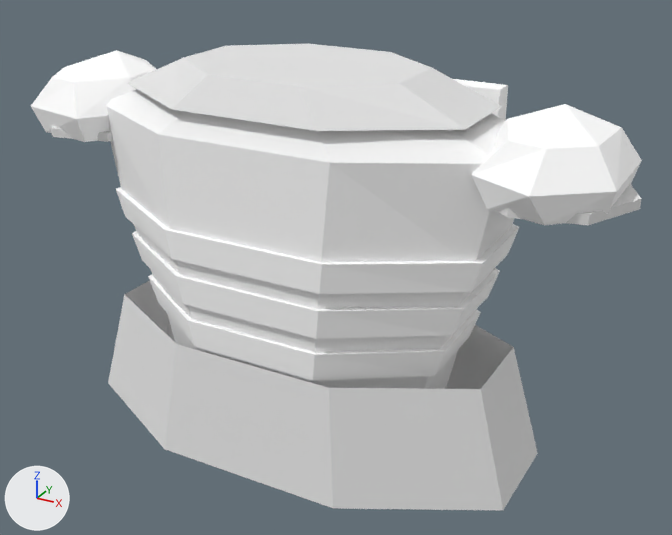
Renders of the OBJ model Models/person_hulk_armor_plate.obj from each side of a commit.
Both versions are drawn from a 50 mm lens placed at (0.751, -1.264, 1.043), pointed at (0.047, 0.017, 0.403). The axes (+X, +Y, +Z) are drawn at lower left. The lights are the same throughout. The older version comes first. Where no turn or scale is listed for an object, it has been applied to the vertices. Vertices at exactly the same position are counted once.

Script lines for the objects in view, before the commit:
```python
me_person_hulk_armor_plate = bpy.data.meshes.new('person_hulk_armor_plate')
me_person_hulk_armor_plate.from_pydata(...)  # 202 vertices, 254 faces; spans x -0.53..0.535, y -0.213..0.219, z 0.1..0.75
# faces by material slot: [65, 140, 49]
me_person_hulk_armor_plate.materials.append(mat_stuff_plain)  # white #ffffff
me_person_hulk_armor_plate.materials.append(mat_stuff_plain_light)  # white #ffffff
me_person_hulk_armor_plate.materials.append(mat_stuff_plain_dark)  # white #e7e7e7
ob_person_hulk_armor_plate = bpy.data.objects.new('person_hulk_armor_plate', me_person_hulk_armor_plate)
ob_person_hulk_armor_plate.location = (0.0, 0.0, 0.0)
```
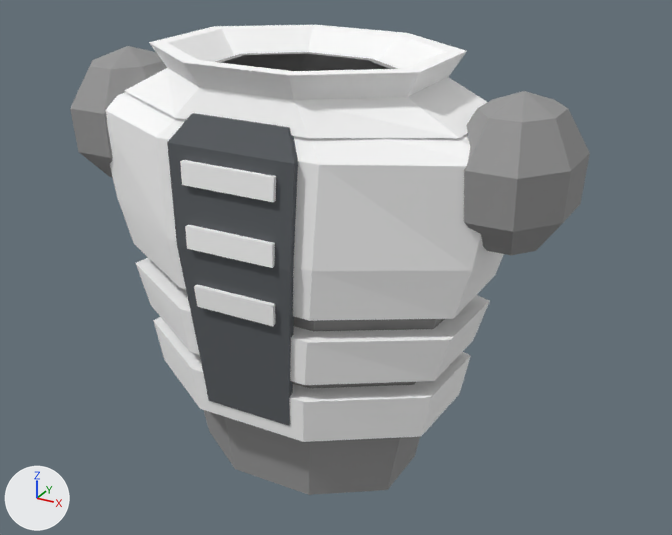
Where the change shows, as pixel boxes [x1, y1, x2, y2] in the pictures (672 x 535 px):
'person_hulk_armor_plate', reshaped (15% narrower)
    before: [31, 44, 642, 510]
    after: [70, 25, 590, 495]
part 1 of me_person_hulk_armor_plate, rebuilt
    before: [106, 89, 514, 389]
    after: [204, 52, 444, 495]
part 2 of me_person_hulk_armor_plate, rebuilt (23% narrower, 42% taller)
    before: [31, 50, 157, 142]
    after: [70, 46, 167, 177]
part 3 of me_person_hulk_armor_plate, rebuilt
    before: [472, 104, 642, 225]
    after: [464, 91, 590, 255]
part 4 of me_person_hulk_armor_plate, rebuilt
    before: [108, 280, 538, 510]
    after: [153, 317, 471, 442]
part 5 of me_person_hulk_armor_plate, rebuilt
    before: [148, 275, 481, 381]
    after: [136, 258, 490, 385]
part 6 of me_person_hulk_armor_plate, rebuilt (30% taller)
    before: [127, 44, 502, 131]
    after: [124, 25, 487, 138]
part 7 of me_person_hulk_armor_plate, added
    after: [106, 92, 504, 321]
part 8 of me_person_hulk_armor_plate, added
    after: [167, 113, 298, 426]
part 9 of me_person_hulk_armor_plate, deleted
    before: [51, 126, 113, 142]
part 10 of me_person_hulk_armor_plate, deleted
    before: [499, 184, 641, 225]
part 11 of me_person_hulk_armor_plate, built on
    before: [116, 79, 519, 339]
    after: [180, 160, 276, 326]

The change in detail:
Material 'rp_strap' (mat_rp_strap) is new.
Its base color is (0.1, 0.11, 0.12) (dark grey #595d61).
Its roughness is 1.0.
Material 'stuff_rp_under' (mat_stuff_rp_under) is new.
Its base color is (0.32, 0.32, 0.32) (grey #999999).
Its roughness is 1.0.
me_person_hulk_armor_plate is used by ob_person_hulk_armor_plate; location (0.0, 0.0, 0.0).
me_person_hulk_armor_plate had 202 vertices, 254 faces and spanned x -0.53..0.535, y -0.213..0.219, z 0.1..0.75.
me_person_hulk_armor_plate now has 518 vertices, 1012 faces and spans x -0.447..0.447, y -0.228..0.206, z 0.04..0.775.
me_person_hulk_armor_plate part 1: the loose piece of 40 vertices spanning x -0.359..0.359, y -0.192..0.192, z 0.2..0.72 is rebuilt with 100 vertices and now spans x -0.328..0.328, y -0.176..0.176, z 0.04..0.742, in mat_stuff_rp_under (grey #999999).
me_person_hulk_armor_plate part 2: the loose piece of 23 vertices spanning x -0.53..-0.296, y -0.136..0.149, z 0.584..0.73 is rebuilt with 34 vertices and now spans x -0.447..-0.268, y -0.116..0.116, z 0.52..0.745, in mat_stuff_rp_under (grey #999999).
me_person_hulk_armor_plate part 3: the loose piece of 23 vertices spanning x 0.294..0.516, y -0.15..0.139, z 0.584..0.73 is rebuilt with 34 vertices and now spans x 0.268..0.447, y -0.116..0.116, z 0.52..0.745, in mat_stuff_rp_under (grey #999999).
me_person_hulk_armor_plate part 4: the loose piece of 16 vertices spanning x -0.406..0.406, y -0.213..0.213, z 0.1..0.3 is rebuilt with 40 vertices and now spans x -0.276..0.276, y -0.198..0.195, z 0.155..0.27, in mat_stuff_plain (white #ffffff).
me_person_hulk_armor_plate part 5: the loose piece of 16 vertices spanning x -0.29..0.29, y -0.184..0.184, z 0.3..0.35 is rebuilt with 60 vertices and now spans x -0.303..0.303, y -0.204..0.201, z 0.265..0.38, in mat_stuff_plain (white #ffffff).
me_person_hulk_armor_plate part 6: the loose piece of 16 vertices spanning x -0.301..0.301, y -0.18..0.18, z 0.7..0.75 is rebuilt with 72 vertices and now spans x -0.298..0.298, y -0.191..0.191, z 0.69..0.775, in mat_stuff_plain (white #ffffff).
me_person_hulk_armor_plate part 7: a new loose piece of 112 vertices spanning x -0.358..0.358, y -0.206..0.206, z 0.415..0.71, in mat_stuff_plain (white #ffffff).
me_person_hulk_armor_plate part 8: a new loose piece of 30 vertices spanning x -0.109..0.109, y -0.22..-0.169, z 0.215..0.7, in mat_rp_strap (dark grey #595d61).
me_person_hulk_armor_plate part 9: the loose piece of 14 vertices spanning x -0.523..-0.29, y -0.119..0.119, z 0.6..0.616 is deleted.
me_person_hulk_armor_plate part 10: the loose piece of 14 vertices spanning x 0.302..0.535, y -0.119..0.119, z 0.6..0.616 is deleted.
Part 11, on me_person_hulk_armor_plate:
40 vertices are removed from x -0.342..0.342, y -0.198..0.219, z 0.38..0.7.
39 faces are deleted.
30 vertices are added at x -0.081..0.081, y -0.228..-0.203, z 0.402..0.638.
6 new vertices lie (0.0, 0.016, 0.0) away from vertices in x 0.0, y -0.228..-0.219, z 0.402..0.638.
60 new faces join them, mat_stuff_plain (white #ffffff).
me_person_hulk_armor_plate no longer uses material mat_stuff_plain_light (white #ffffff).
me_person_hulk_armor_plate no longer uses material mat_stuff_plain_dark (white #e7e7e7).
me_person_hulk_armor_plate gains material mat_stuff_rp_under (grey #999999).
me_person_hulk_armor_plate gains material mat_rp_strap (dark grey #595d61).
